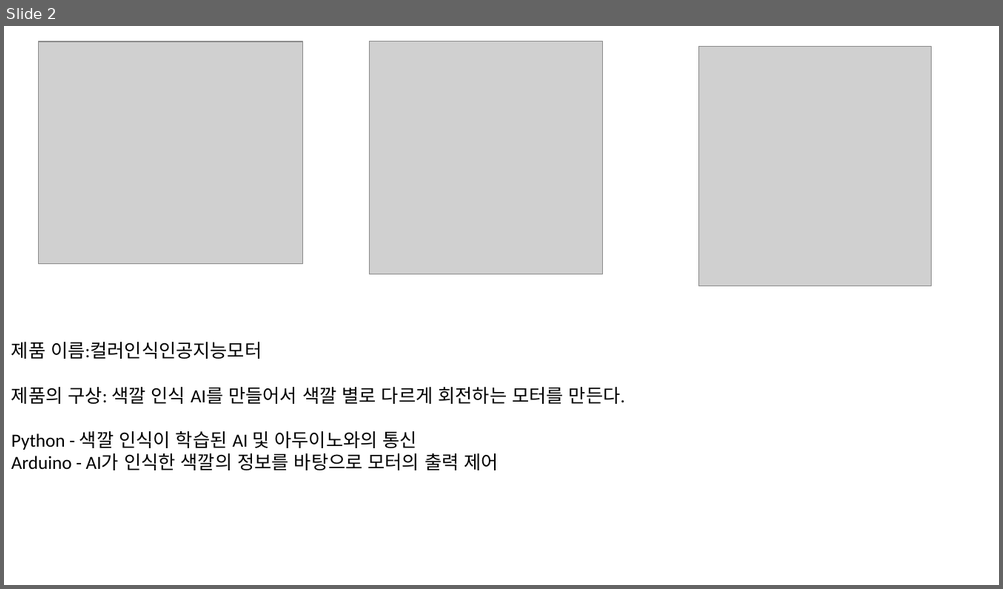
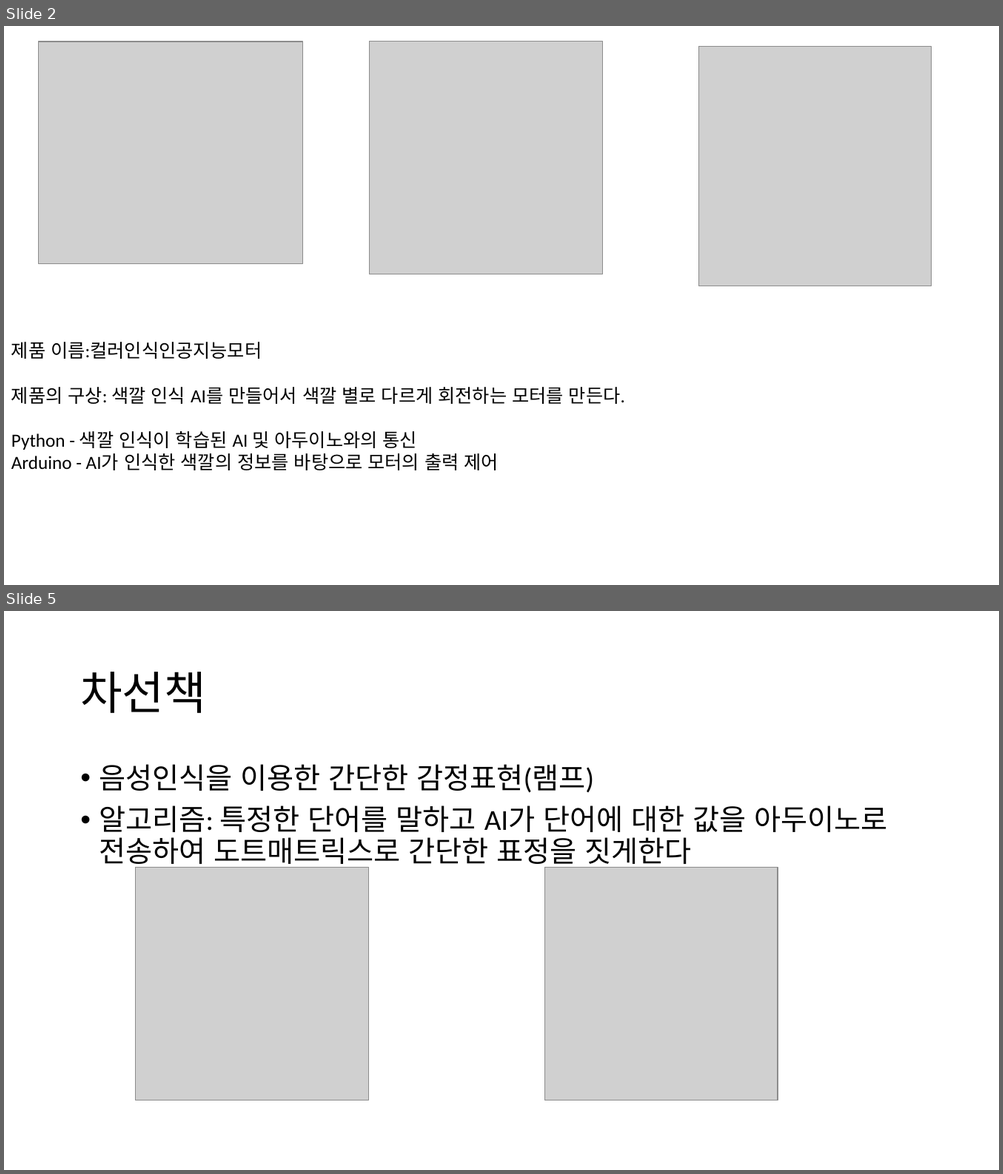
Before and after one commit to IDWoo/AI-Con-troll, a slide deck: AI제어실습.pptx. Shown one above the other, each under a label of ours: slide 2 before the commit, slides 2 and 5 after it; the slides between them are not shown. The pictures are 1003x589 and 1003x1174 pixels, drawn with LibreOffice and Linux fonts; fonts in the diff are those of the drawing; grey boxes stand for pictures. Boxes give left, top, right and bottom in pixels: in the first picture for what was removed or moved away, otherwise in the second. Text is boxed around its words. In the diff, an @@ line names an element or a change of style, - is before the commit and + after.

```diff
--- a/AI제어실습.pptx
+++ b/AI제어실습.pptx
@@ slide 5 added at bbox=[4, 611, 999, 1170], background #FFFFFF @@
@@ title added at bbox=[80, 672, 206, 713], 44 pt, text #000000 @@
+차선책
@@ text added at bbox=[99, 764, 887, 870], 28 pt, text #000000 @@
+• 음성인식을 이용한 간단한 감정표현(램프)
+• 알고리즘: 특정한 단어를 말하고 AI가 단어에 대한 값을 아두이노로 전송하여 도트매트릭스로 간단한 표정을 짓게한다
@@ picture added at bbox=[135, 868, 368, 1100] @@
@@ picture added at bbox=[544, 868, 777, 1100] @@
```
Also in this commit, not shown: 1 slide changed, 6 other slides added.
